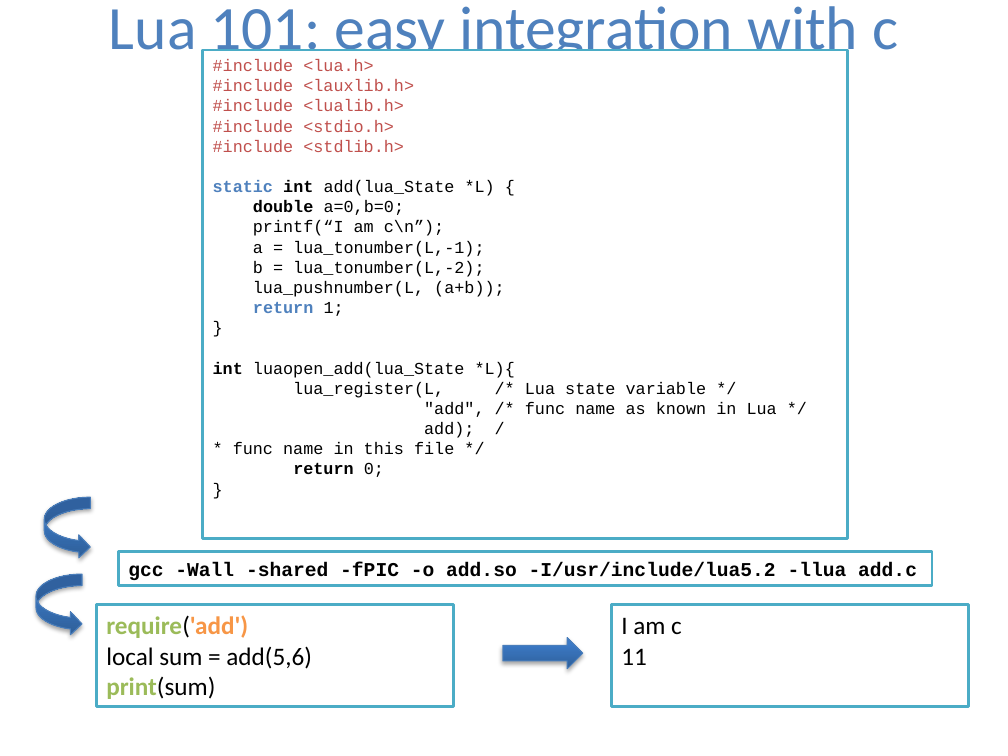
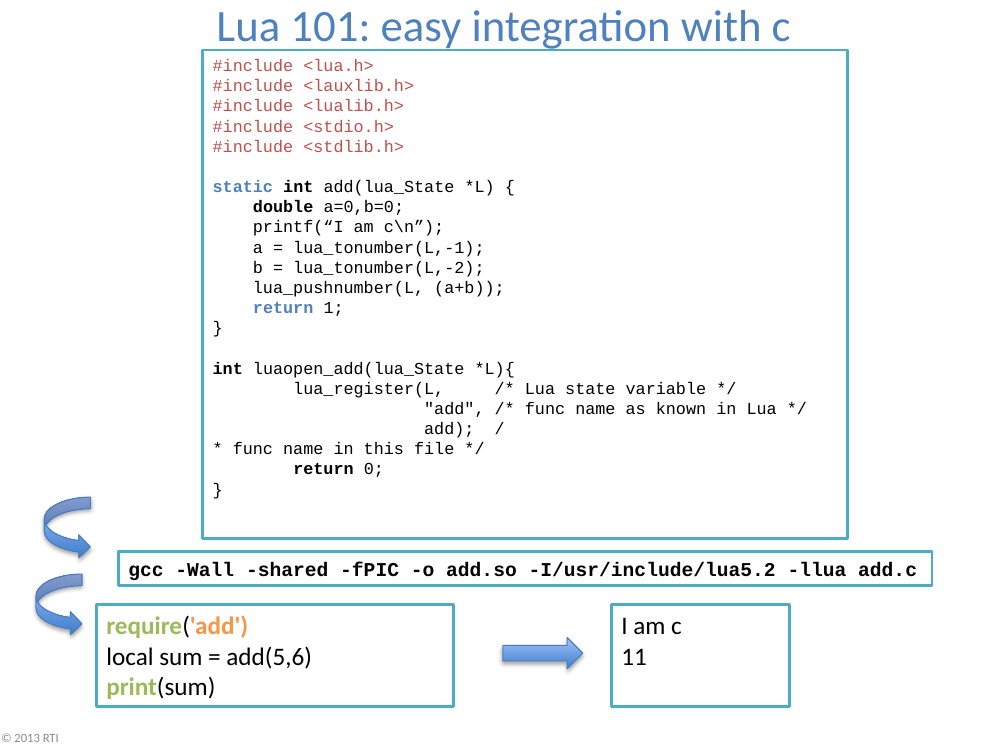
Before and after one commit to gianpiero/foo, a slide deck: slide 4 of doc/Lua101CheatSheet.pptx. Drawn at 1008x756 pixels with LibreOffice and Linux fonts; fonts in the diff are those of the drawing; background and template pictures are left out. Boxes give left, top, right and bottom in pixels: in the first picture for what was removed or moved away, otherwise in the second. Text is boxed around its words. In the diff, an @@ line names an element or a change of style, - is before the commit and + after.

```diff
--- a/doc/Lua101CheatSheet.pptx
+++ b/doc/Lua101CheatSheet.pptx
@@ title "Lua 101: easy integration with ..." at (x1=216, y1=10, x2=791, y2=51): size 44 to 32 pt; line spacing 1 to 36pt @@
@@ fill gradient #2F5F99 to #3D7CC7 to #3A7CCB to gradient #3F80CE to #A4C4FF in 3 elements at (x1=503, y1=637, x2=583, y2=668), (x1=44, y1=497, x2=91, y2=558), (x1=36, y1=575, x2=83, y2=636) @@
@@ rectangle "I am c" resized from (x1=612, y1=605, x2=969, y2=707) to (x1=612, y1=605, x2=790, y2=707) @@
@@ text added at (x1=14, y1=734, x2=59, y2=742), 9 pt, text #8C8C8C @@
+© 2013 RTI
```
Also in this commit, not shown: 3 other slides changed, 2 other files.
